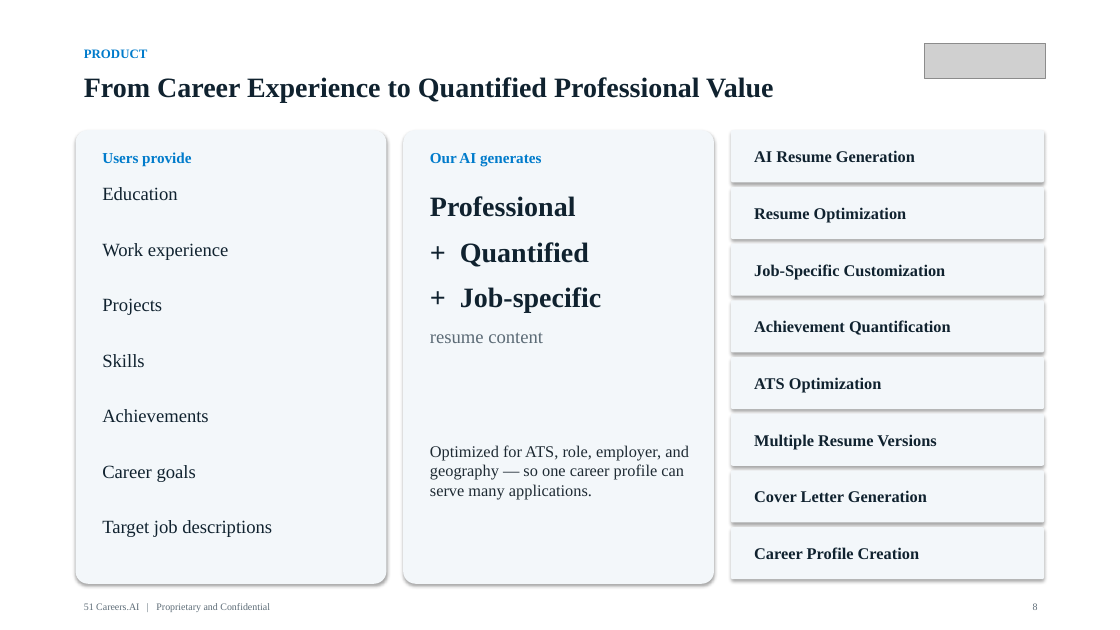
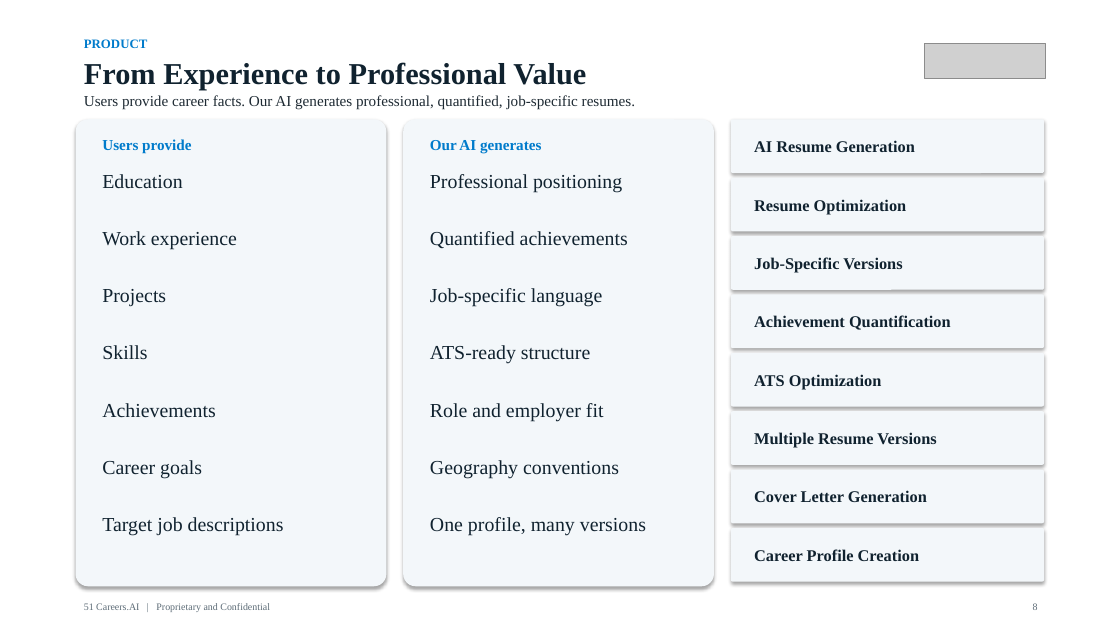
Before and after one commit to anthonyleedu/anthonyleedu, a slide deck: slide 8 of 51Careers_AI_Investor_Overview.pptx. Drawn at 1120x630 pixels with LibreOffice and Linux fonts; fonts in the diff are those of the drawing; grey boxes stand for pictures. Boxes give left, top, right and bottom in pixels: in the first picture for what was removed or moved away, otherwise in the second. Text is boxed around its words. In the diff, an @@ line names an element or a change of style, - is before the commit and + after.

```diff
--- a/51Careers_AI_Investor_Overview.pptx
+++ b/51Careers_AI_Investor_Overview.pptx
@@ text "PRODUCT": place and size @@
-text "PRODUCT" at box(84, 49, 148, 58)
+text "PRODUCT" at box(84, 39, 148, 48)
@@ text at box(84, 62, 586, 91): text changed; size 24 to 26 pt @@
-From Career Experience to Quantified Professional Value
+From Experience to Professional Value
@@ rounded rectangle: place and size @@
-rounded rectangle at box(76, 130, 386, 584)
+rounded rectangle at box(76, 119, 386, 586)
@@ text added at box(84, 95, 635, 110), 13 pt, text #1E2A33 @@
+Users provide career facts. Our AI generates professional, quantified, job-specific resumes.
@@ rounded rectangle: place and size @@
-rounded rectangle at box(403, 130, 714, 584)
+rounded rectangle at box(403, 119, 714, 586)
@@ 4 texts, 3 rounded rectangles: place and size @@
-4 texts, 3 rounded rectangles at box(102, 130, 1044, 367)
+4 texts, 3 rounded rectangles at box(102, 119, 1044, 360)
@@ 3 texts: place and size @@
-3 texts at box(102, 152, 541, 200)
+3 texts at box(102, 139, 541, 189)
@@ size 16 to 17 pt in 7 elements at box(102, 517, 284, 536), box(102, 460, 202, 479), box(102, 403, 216, 418), box(102, 345, 147, 360), box(102, 289, 166, 307), box(102, 231, 237, 250), box(102, 174, 182, 189) @@
@@ text added at box(430, 174, 622, 193), 17 pt, text #10222F @@
+Professional positioning
@@ text "Work experience": place and size @@
-text "Work experience" at box(102, 243, 229, 260)
+text "Work experience" at box(102, 231, 237, 250)
@@ text added at box(430, 231, 628, 248), 17 pt, text #10222F @@
+Quantified achievements
@@ text at box(754, 257, 902, 273): text changed @@
-Job-Specific Customization
+Job-Specific Versions
@@ text at box(430, 288, 603, 307): text changed; size 24 to 17 pt; bold off @@
-Professional
-+ Quantified
-+ Job-specific
-resume content
+Job-specific language
@@ 2 rounded rectangles, 1 text: place and size @@
-2 rounded rectangles, 1 text at box(731, 301, 1044, 409)
+2 rounded rectangles, 1 text at box(731, 294, 1044, 407)
@@ text added at box(430, 345, 590, 364), 17 pt, text #10222F @@
+ATS-ready structure
@@ text added at box(430, 403, 604, 421), 17 pt, text #10222F @@
+Role and employer fit
@@ text added at box(430, 460, 619, 479), 17 pt, text #10222F @@
+Geography conventions
@@ text at box(430, 517, 646, 536): text changed; size 14 to 17 pt; text colour #1E2A33 to #10222F @@
-Optimized for ATS, role, employer, and geography — so one career profile can serve many applications.
+One profile, many versions
```
Also in this commit, not shown: 28 other slides changed, 1 other file.
